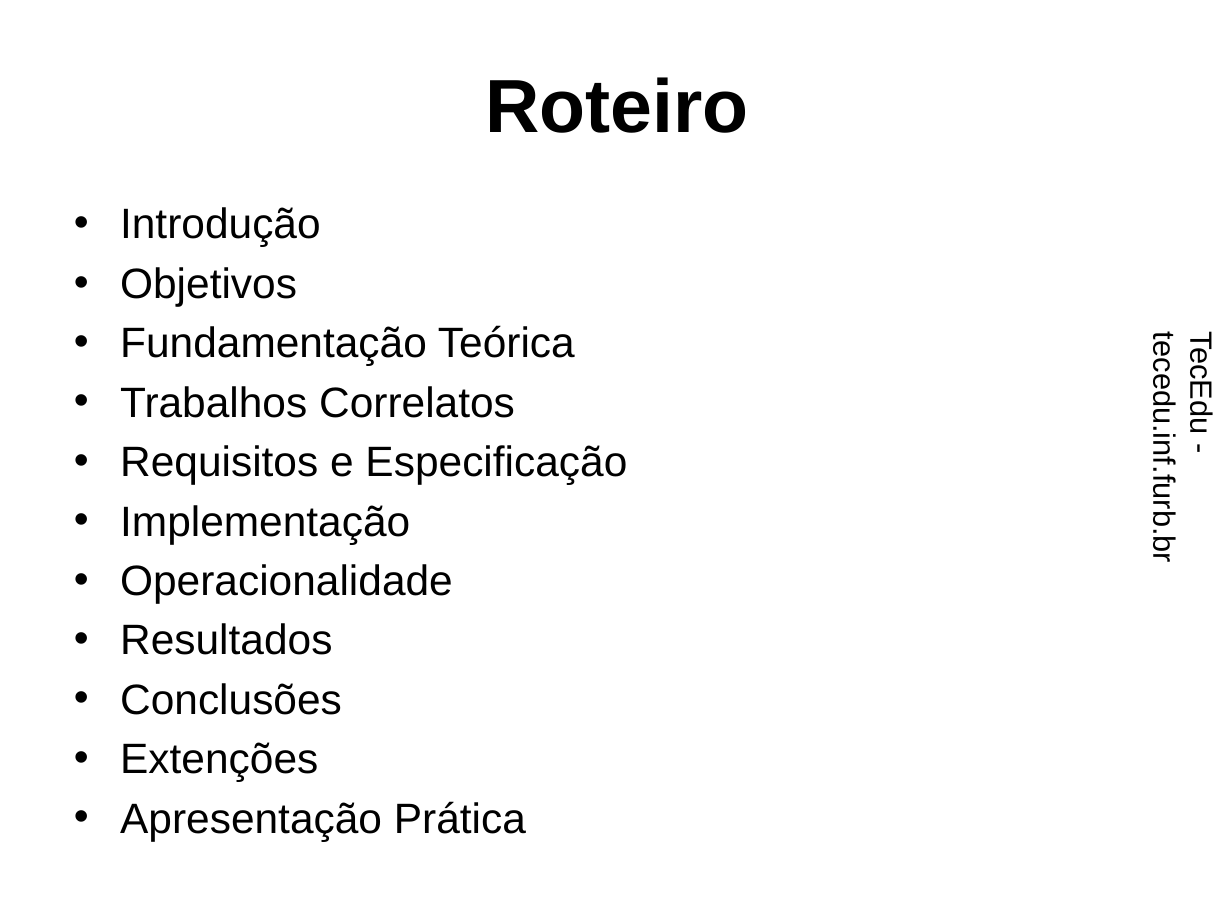
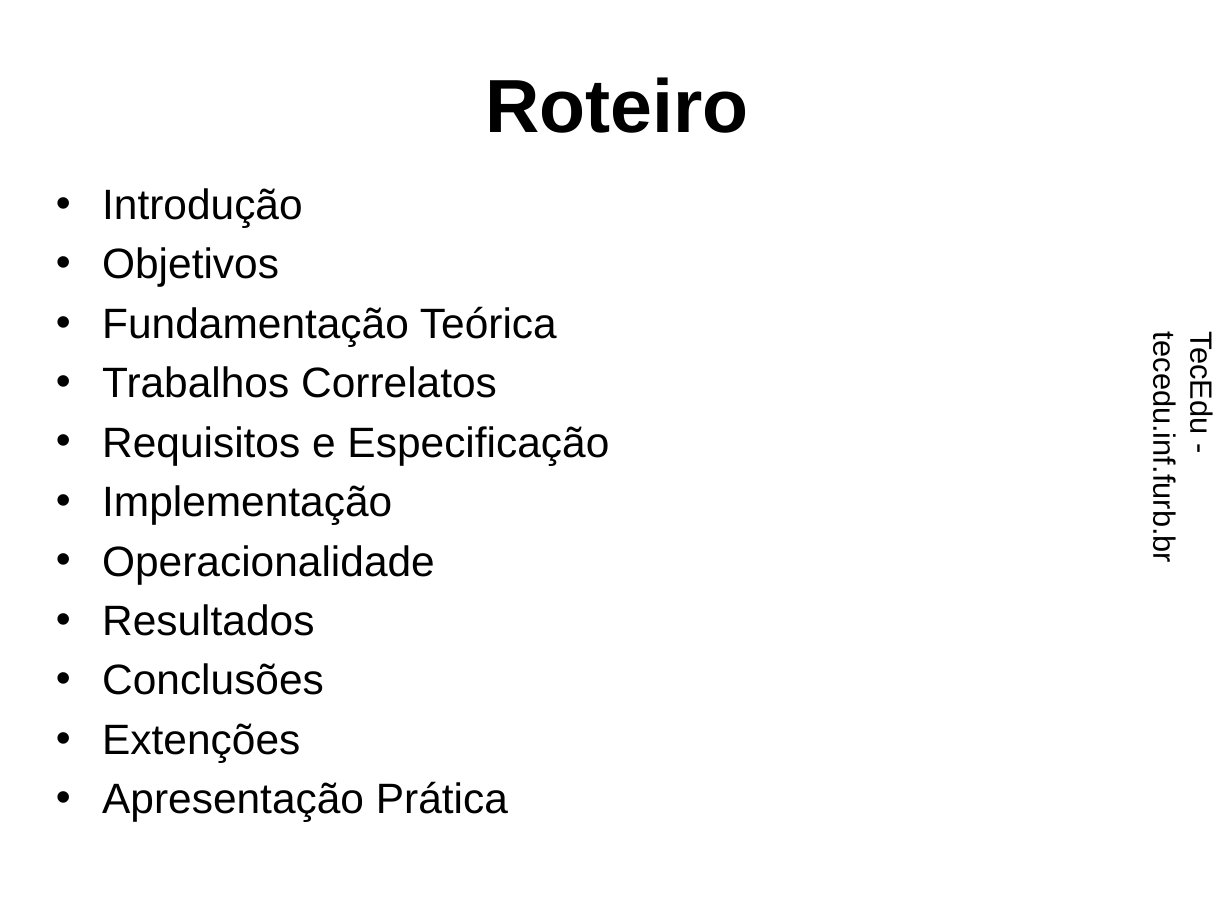
Before and after one commit to dalton-reis/tcc_RodrigoWernkePereira, a slide deck: slide 2 of Apresentação/EcosAR.pptx. Drawn at 1232x924 pixels with LibreOffice and Linux fonts; fonts in the diff are those of the drawing; background and template pictures are left out. Boxes give left, top, right and bottom in pixels: in the first picture for what was removed or moved away, otherwise in the second. Text is boxed around its words. In the diff, an @@ line names an element or a change of style, - is before the commit and + after.

```diff
--- a/Apresentação/EcosAR.pptx
+++ b/Apresentação/EcosAR.pptx
@@ text "Introdução": place and size @@
-text "Introdução" at [120,207,627,841]
+text "Introdução" at [102,188,609,821]
```
Also in this commit, not shown: 5 other slides changed, 2 slides added, 2 other files.
